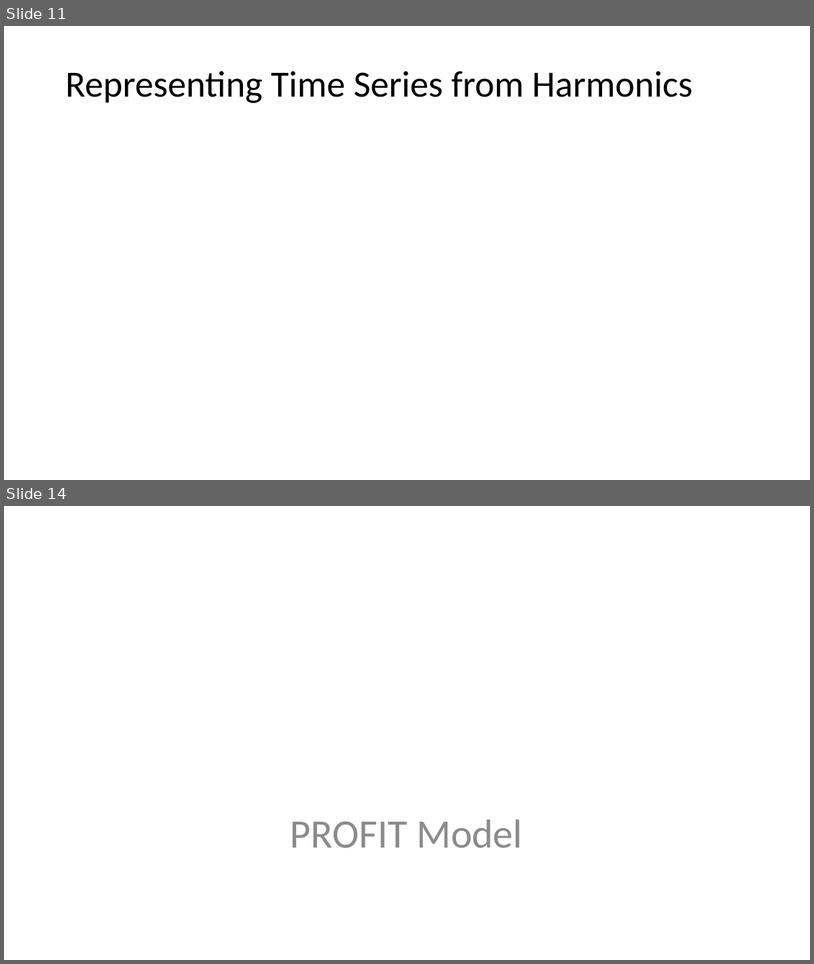
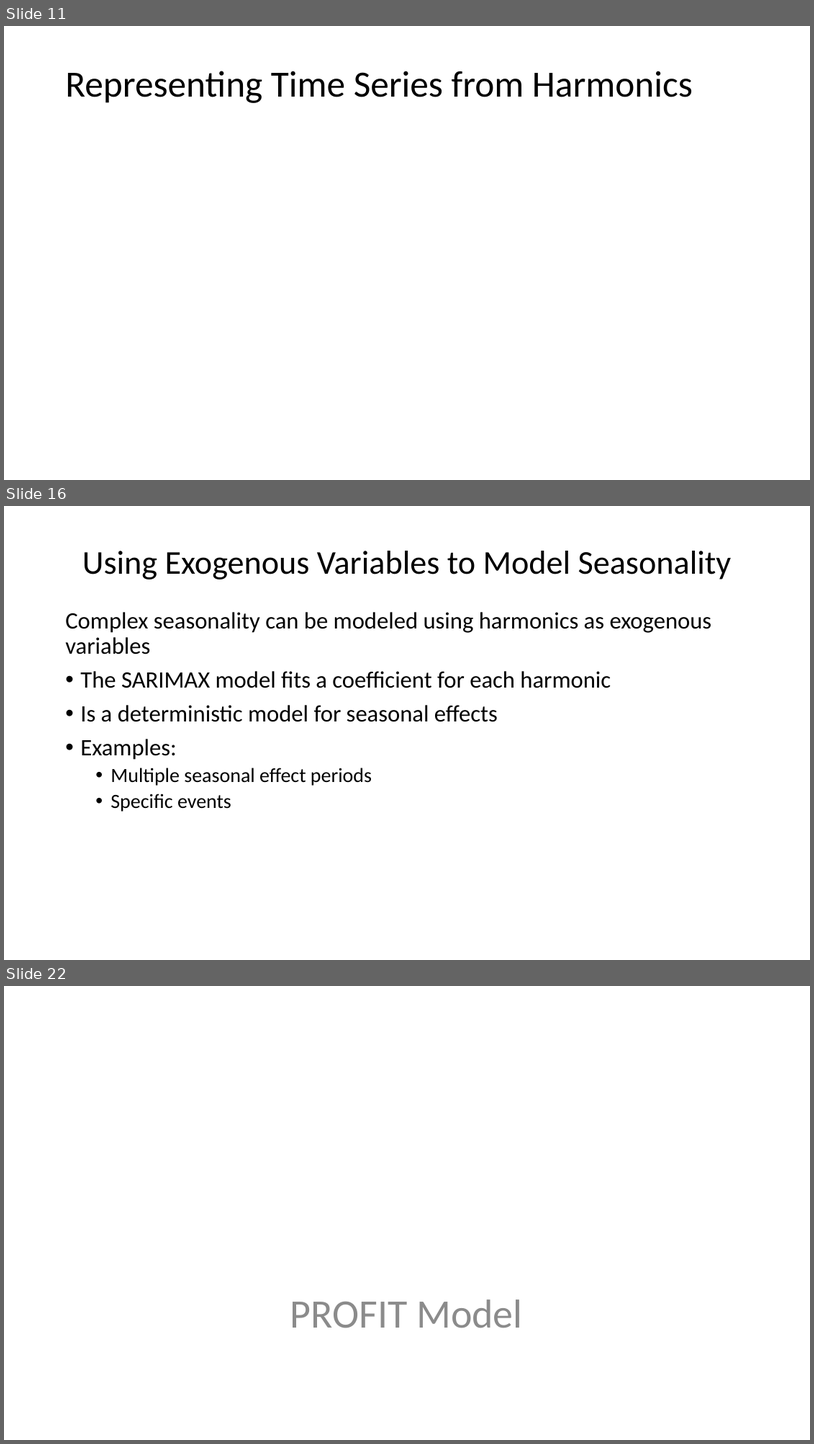
Before and after one commit to StephenElston/CSCI-E-83, a slide deck: LectureSlides/14_ComplexTimeSeries.pptx. Shown one above the other, each under a label of ours: slides 11 and 14 before the commit, slides 11, 16 and 22 after it; the slides between them are not shown. The pictures are 814x964 and 814x1444 pixels, drawn with LibreOffice and Linux fonts; fonts in the diff are those of the drawing; grey boxes stand for pictures. Boxes give left, top, right and bottom in pixels: in the first picture for what was removed or moved away, otherwise in the second. Text is boxed around its words. In the diff, an @@ line names an element or a change of style, - is before the commit and + after.

Commit message:
Added examples to messy time series slides

```diff
--- a/LectureSlides/14_ComplexTimeSeries.pptx
+++ b/LectureSlides/14_ComplexTimeSeries.pptx
@@ slide 16 added at (4,506,810,960), background #FFFFFF @@
@@ title added at (82,551,732,579), 39.6 pt, text #000000 @@
+Using Exogenous Variables to Model Seasonality
@@ text added at (65,612,712,811), 28 pt, text #000000 @@
+Complex seasonality can be modeled using harmonics as exogenous variables
+• The SARIMAX model fits a coefficient for each harmonic
+• Is a deterministic model for seasonal effects
+• Examples:
+  • Multiple seasonal effect periods
+  • Specific events
@@ what was slide 14 is now slide 22 @@
```
Also in this commit, not shown: 3 slides changed, 11 other slides added.
